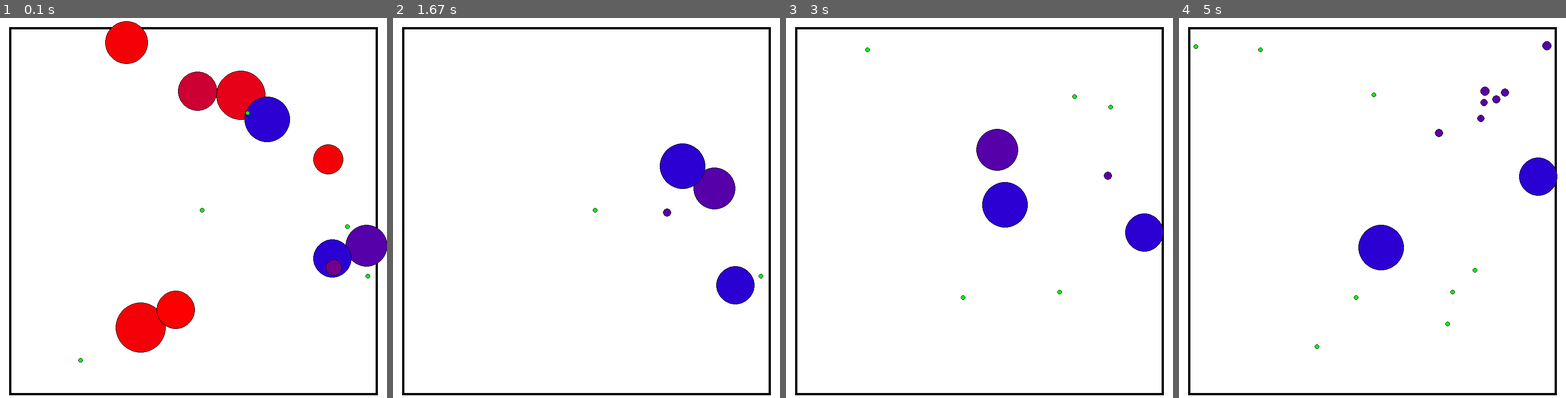
Above: before the commit, frames 1-4 (left to right).
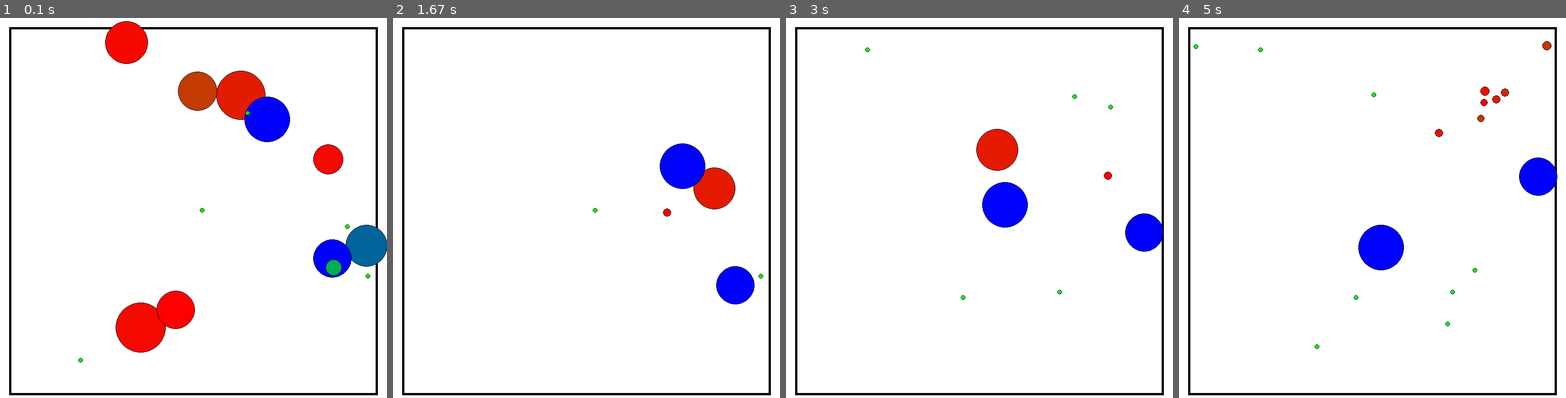
Above: after the commit, the same moments.

Repository: LeoBasov/live-sim
Game: pygame game, started from app/gui_pygame/main.py
The game is run twice, just before and just after one commit, with the same random seed, the same clock (stepped at 60 frames per second) and the same inputs.
Inputs:
- Up to frame 1 (0.1 s): no input
- Up to frame 2 (1.67 s): tap Space at 0.33, 0.73, 1.03, 1.23, 1.57 s
- Up to frame 3 (3 s): tap Space at 1.87, 2.07, 2.37, 2.63, 2.97 s
- Up to frame 4 (5 s): tap Space at 3.27, 3.4, 3.8, 4.1, 4.47, 4.87 s

The runs differ from the first frame. In frame 1, 4.5% of the frame differs, in the area x 46-100%, y 13-69%; in frame 2, 2.7%; in frame 3, 2.7%; in frame 4, 2.0%.

Commit message:
Changed coor setting for the creatures.

Diff:
--- a/app/gui_pygame/main.py
+++ b/app/gui_pygame/main.py
@@ -44,10 +44,19 @@
 	while True: # the main game loop
 		DISPLAYSURF.fill(WHITE)
 		draw_frame(DISPLAYSURF)
+		max_speed = 0
+		min_speed = sys.float_info.max
+
+		for creature in wrld.creatures:
+			if creature.speed > max_speed:
+				max_speed = creature.speed
+
+			if creature.speed < min_speed:
+				min_speed = creature.speed
 
 		for creature in wrld.creatures:
 			point = (25 + 40*creature.position[0], 25 + 40*creature.position[1], 25 + 40*creature.position[2])
-			_draw_point(DISPLAYSURF, point, (min(255*creature.speed, 255), 0, 255 - (min(255*creature.speed, 255))), int(max(1, creature.size*20)))
+			_draw_point(DISPLAYSURF, point, get_color(creature.speed, max_speed, min_speed), int(max(1, creature.size*20)))
 
 		for food in wrld.food:
 			point = (25 + 40*food.position[0], 25 + 40*food.position[1], 25 + 40*food.position[2])
@@ -89,5 +98,27 @@
 		pygame.draw.circle(surface_surf, color, (int(point[0]), int(point[1])), size, 0)
 		pygame.draw.circle(surface_surf, BLACK, (int(point[0]), int(point[1])), size, min(size, 1))
 
+def get_color(value, value_max, value_min):
+	R = 0
+	G = 0
+	B = 0
+
+	dist = value_max - value_min
+
+	if value < 0.5*value_max:
+		R = 0
+		G = 255*((value - value_min)/(0.5*dist))
+		B = 255 - 255*((value - value_min)/(0.5*dist))
+	elif value > 0.5*value_max  and value < value_max:
+		R = 255*((value - value_min)/(dist))
+		G = 255 - 255*((value - value_min)/(dist))
+		B = 0
+	else:
+		R = 255
+		G = 0
+		B = 0
+
+	return (R, G, B)
+
 if __name__ == "__main__":
 	main()
